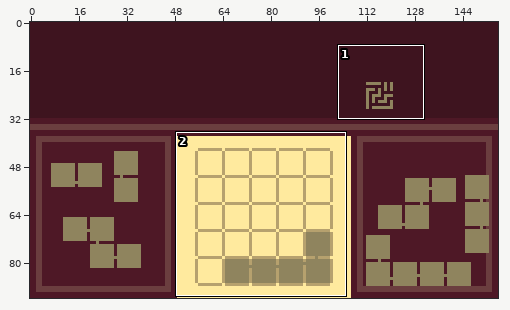
File history of a pixel-art file, art_workspace/levels/f_level9.aseprite. Above, an overview of the earlier version with the close-up marked.
Close-up. As it was:
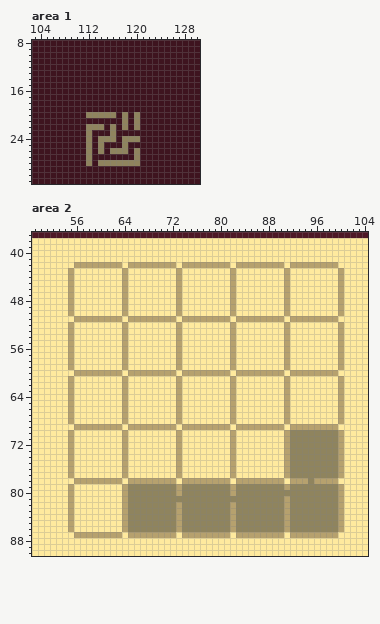
156x92 pixels, 1 frame. Shown: area 1: x 103..130, y 8..31; area 2: x 49..104, y 37..90.
And afterwards:
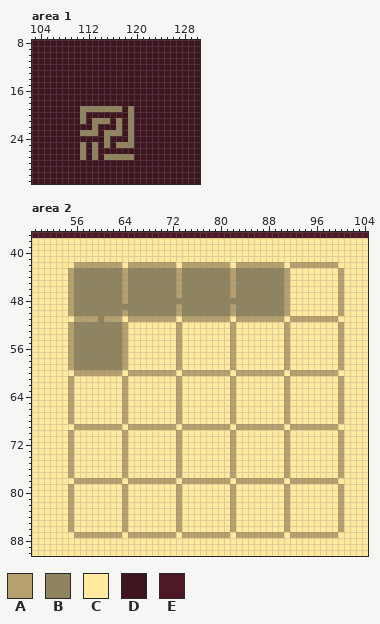
Palette (. is transparent): A #b6a16e  B #8f845e  C #ffea9e  D #3e141f  E #4e1826
Difference:
Area 1, layer "Layer 1":
The edit turns colour D into colour B in row 19 at x 111 to 117 and 119; in row 20 at x 111 and 119; in row 21 at x 111, 113 to 115, 117 and 119; in row 22 at x 117 and 119; in row 23 at x 111, 113, 115, 117 and 119; in row 25 at x 111, 113, 115, 117 and 119.
The edit turns colour D into colour B in row 26 at x 111 and 113; in row 27 at x 111, 113 and 115 to 119.
The edit turns colour B into colour D in row 20 at x 112 to 116, 118 and 120; in row 21 at x 118 and 120; in row 22 at x 112, 114, 116, 118 and 120; in row 24 at x 112, 114, 116, 118 and 120; in row 25 at x 112 and 114; in row 26 at x 112, 114, 116 to 118 and 120.
The edit turns colour B into colour D in row 27 at x 112 and 120; in row 28 at x 112 and 114 to 120.
Area 2, layer "Layer 1":
The edit turns colour B into colour A in row 78 at x 95; in row 80 at x 91; in row 81 at x 73 and 82.
The edit turns colour A into colour B in row 48 at x 73 and 82; in row 49 at x 64; in row 51 at x 60.
The edit turns colour C into colour B in rows 43 to 50 at x 56 to 63, 65 to 72, 74 to 81 and 83 to 90; in rows 52 to 59 at x 56 to 63.
The edit turns colour B into colour C in rows 70 to 77 at x 92 to 99; in rows 79 to 86 at x 65 to 72, 74 to 81, 83 to 90 and 92 to 99.
Boxes around the changes in both close-ups, in picture pixels (x1, y1, x2, y2):
changed: (80, 106, 140, 166)
changed: (74, 268, 284, 370)
changed: (128, 430, 338, 532)
